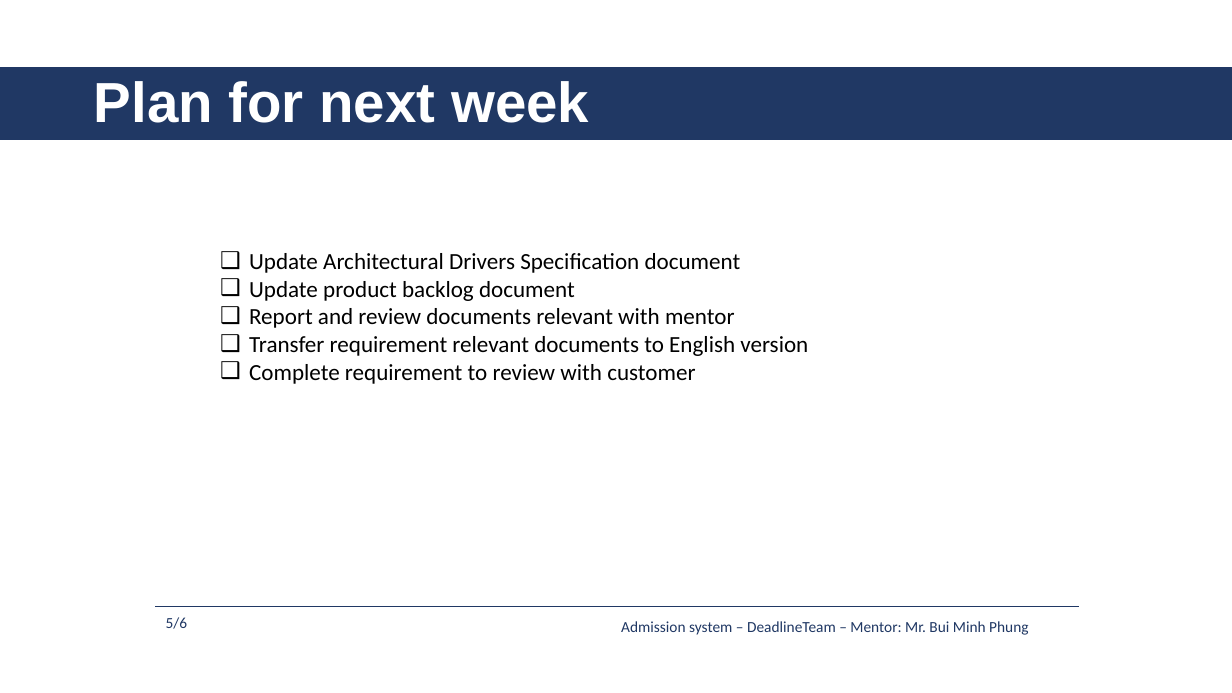
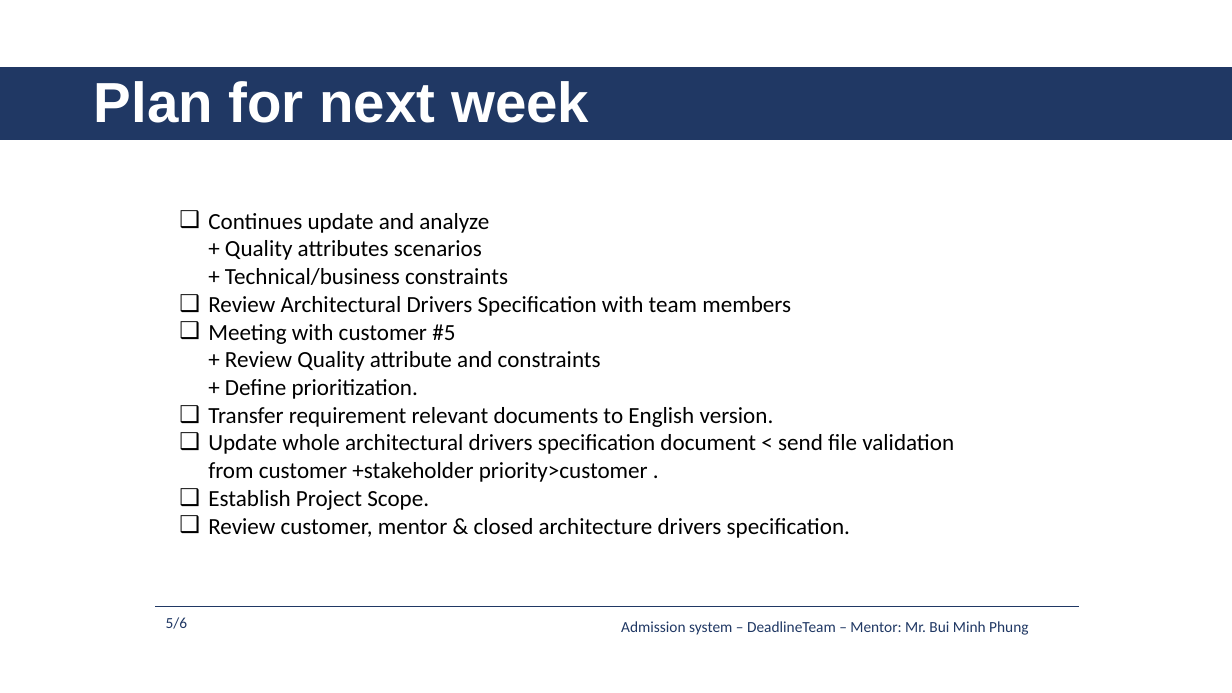
Before and after one commit to daotk/cap-deadline, a slide deck: slide 6 of 9. Presentation/AS_DeadlineTeam_Week7.pptx (slide 5 before the commit). Drawn at 1232x693 pixels with LibreOffice and Linux fonts; fonts in the diff are those of the drawing. Boxes give left, top, right and bottom in pixels: in the first picture for what was removed or moved away, otherwise in the second. Text is boxed around its words. In the diff, an @@ line names an element or a change of style, - is before the commit and + after.

```diff
--- a/9. Presentation/AS_DeadlineTeam_Week7.pptx
+++ b/9. Presentation/AS_DeadlineTeam_Week7.pptx
@@ text at [208, 213, 954, 538]: text changed @@
-❑ Update Architectural Drivers Specification document
-❑ Update product backlog document
-❑ Report and review documents relevant with mentor
-❑ Transfer requirement relevant documents to English version
-❑ Complete requirement to review with customer
+❑ Continues update and analyze
+  + Quality attributes scenarios
+  + Technical/business constraints
+❑ Review Architectural Drivers Specification with team members
+❑ Meeting with customer #5
+  + Review Quality attribute and constraints
+  + Define prioritization.
+❑ Transfer requirement relevant documents to English version.
+❑ Update whole architectural drivers specification document < send file validation
+  from customer +stakeholder priority>customer .
+❑ Establish Project Scope.
+❑ Review customer, mentor & closed architecture drivers specification.
```
Also in this commit, not shown: 2 other slides changed, 1 slide added, 3 other files.
